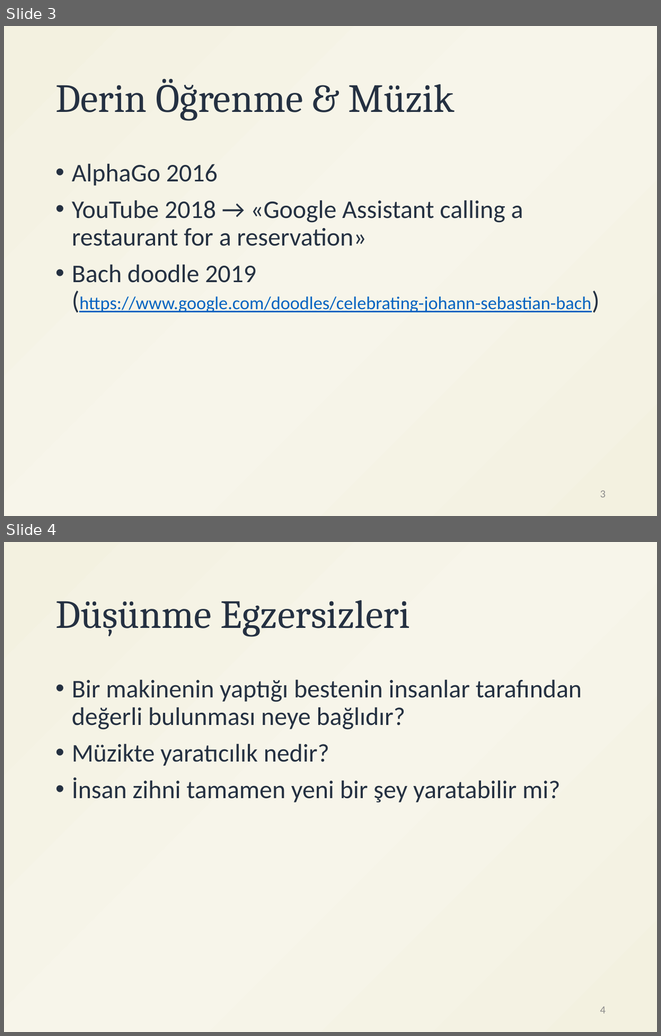
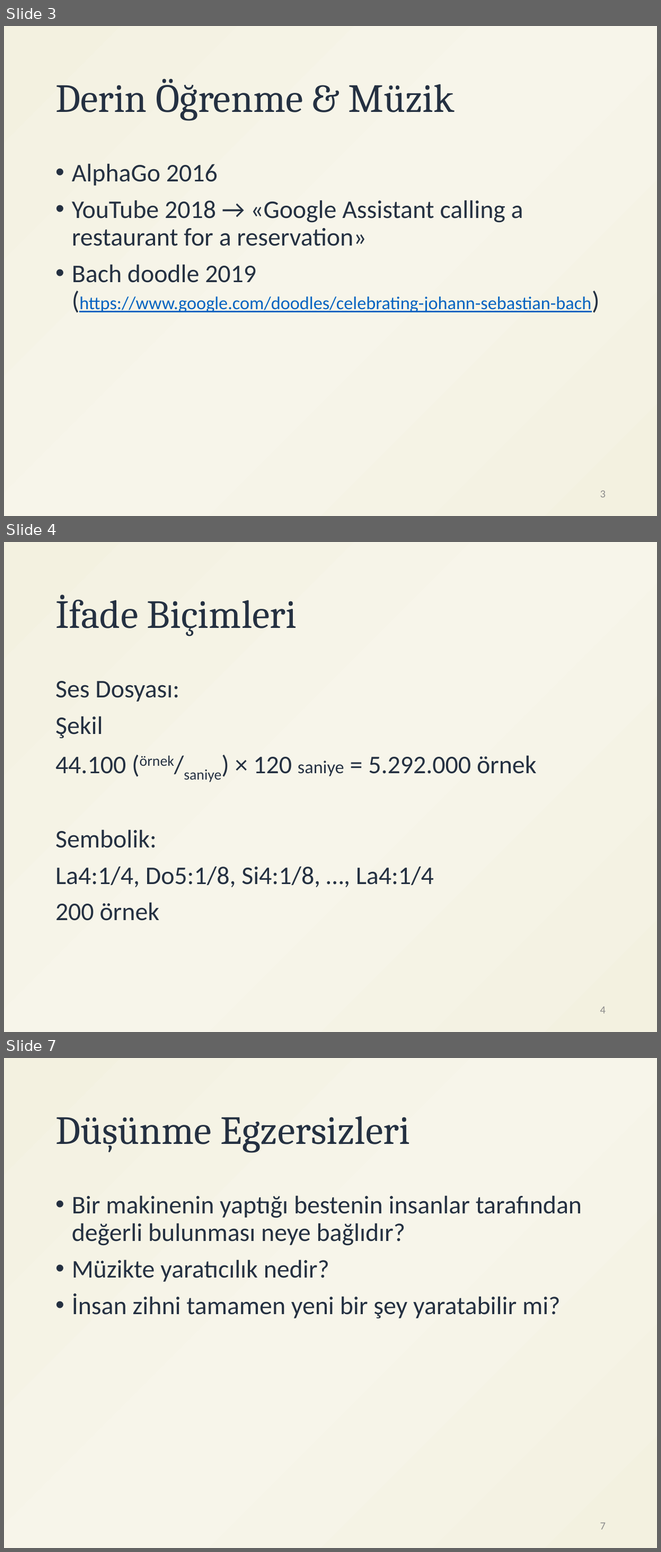
Before and after one commit to ihpar/katip, a slide deck: assets/DL_GUI.pptx. Shown one above the other, each under a label of ours: slides 3 and 4 before the commit, slides 3, 4 and 7 after it; the slides between them are not shown. The pictures are 661x1036 and 661x1552 pixels, drawn with LibreOffice and Linux fonts; fonts in the diff are those of the drawing. Boxes give left, top, right and bottom in pixels: in the first picture for what was removed or moved away, otherwise in the second. Text is boxed around its words. In the diff, an @@ line names an element or a change of style, - is before the commit and + after.

Commit message:
ppt

```diff
--- a/assets/DL_GUI.pptx
+++ b/assets/DL_GUI.pptx
@@ slide 4 added at [4,542,657,1032], background gradient #F3F1E0 to #F7F5EA @@
@@ title added at [55,594,297,636], 44 pt, text #243041 @@
+İfade Biçimleri
@@ text added at [55,681,537,920], 28 pt, text #243041 @@
+Ses Dosyası:
+Şekil
+44.100 (örnek/saniye) × 120 saniye = 5.292.000 örnek
+Sembolik:
+La4:1/4, Do5:1/8, Si4:1/8, …, La4:1/4
+200 örnek
@@ page number added at [600,1006,606,1013], 12 pt, text #8C8C8C @@
+4
@@ what was slide 4 is now slide 7 @@
@@ page number at [600,1522,606,1529]: text changed @@
-4
+7
```
Also in this commit, not shown: 2 other slides added.
